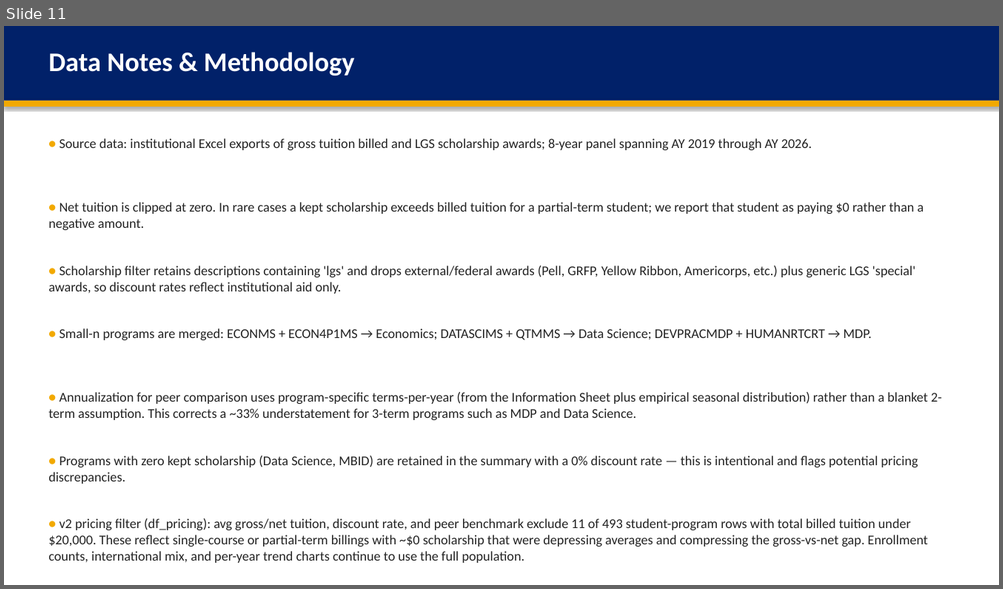
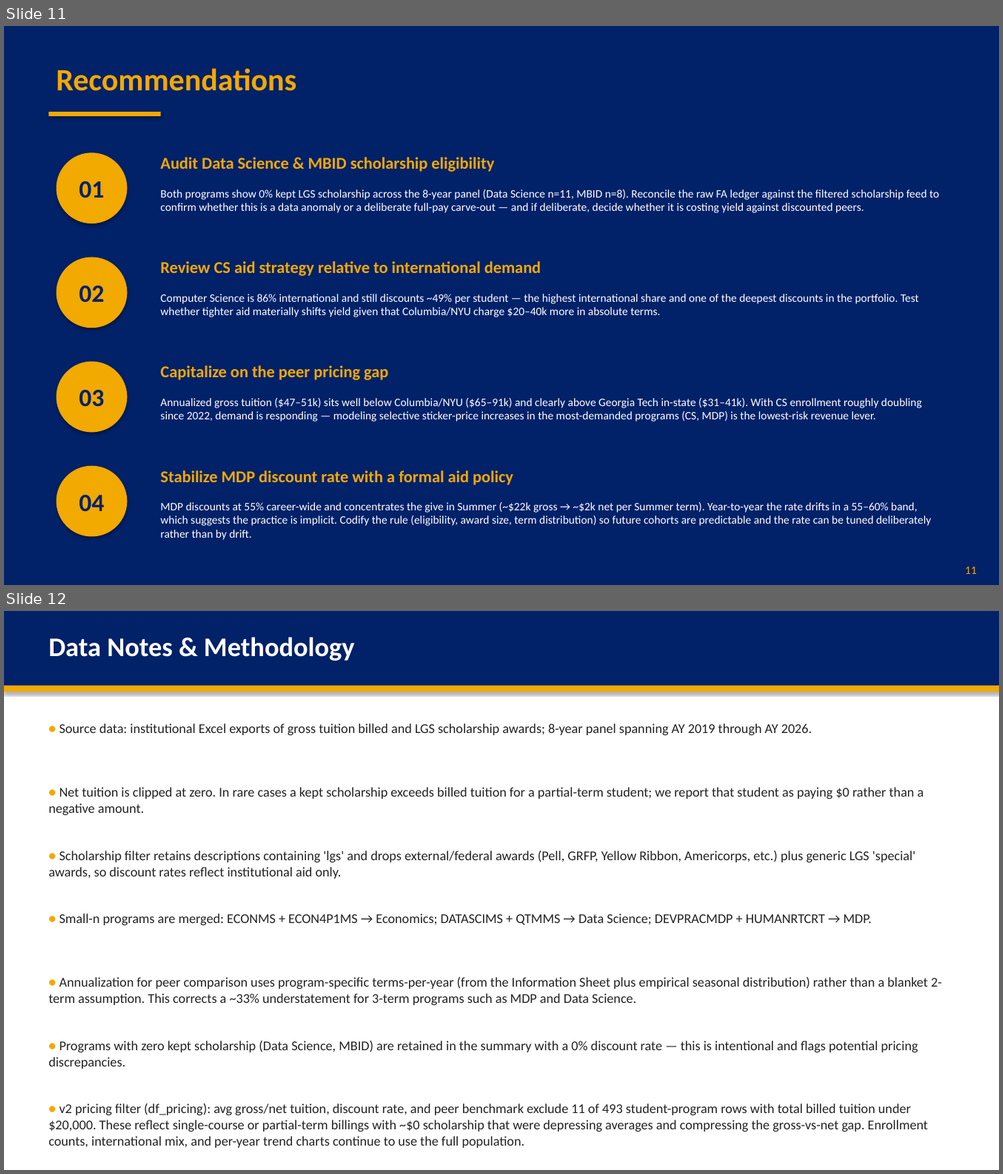
Before and after one commit to rjhunj2/grad-school-pricing, a slide deck: deliverables/emory_grad_pricing_v2.pptx. Shown one above the other, each under a label of ours: slide 11 before the commit, slides 11 and 12 after it. The pictures are 1003x589 and 1003x1174 pixels, drawn with LibreOffice and Linux fonts; fonts in the diff are those of the drawing. Boxes give left, top, right and bottom in pixels: in the first picture for what was removed or moved away, otherwise in the second. Text is boxed around its words. In the diff, an @@ line names an element or a change of style, - is before the commit and + after.

```diff
--- a/deliverables/emory_grad_pricing_v2.pptx
+++ b/deliverables/emory_grad_pricing_v2.pptx
@@ slide 11 added at <box>4,26,999,585</box>, background #FFFFFF @@
@@ rectangle added at <box>4,26,999,585</box>, fill #012169 @@
@@ text added at <box>56,68,296,91</box>, 30 pt, text #F2A900, bold @@
+Recommendations
@@ rectangle added at <box>48,112,161,116</box>, fill #F2A900 @@
@@ ellipse added at <box>57,153,127,224</box>, fill #F2A900, 24 pt, text #012169, bold @@
+01
@@ text added at <box>160,157,494,172</box>, 16 pt, text #F2A900, bold @@
+Audit Data Science & MBID scholarship eligibility
@@ text added at <box>160,190,939,213</box>, 11 pt, text #FFFFFF @@
+Both programs show 0% kept LGS scholarship across the 8-year panel (Data Science n=11, MBID n=8). Reconcile the raw FA ledger against the filtered scholarship feed to confirm whether this is a data anomaly or a deliberate full-pay carve-out — and if deliberate, decide whether it is costing yield against discounted peers.
@@ ellipse added at <box>57,258,127,328</box>, fill #F2A900, 24 pt, text #012169, bold @@
+02
@@ text added at <box>160,261,540,276</box>, 16 pt, text #F2A900, bold @@
+Review CS aid strategy relative to international demand
@@ text added at <box>160,294,919,318</box>, 11 pt, text #FFFFFF @@
+Computer Science is 86% international and still discounts ~49% per student — the highest international share and one of the deepest discounts in the portfolio. Test whether tighter aid materially shifts yield given that Columbia/NYU charge $20–40k more in absolute terms.
@@ ellipse added at <box>57,362,127,432</box>, fill #F2A900, 24 pt, text #012169, bold @@
+03
@@ text added at <box>160,366,388,380</box>, 16 pt, text #F2A900, bold @@
+Capitalize on the peer pricing gap
@@ text added at <box>160,398,922,422</box>, 11 pt, text #FFFFFF @@
+Annualized gross tuition ($47–51k) sits well below Columbia/NYU ($65–91k) and clearly above Georgia Tech in-state ($31–41k). With CS enrollment roughly doubling since 2022, demand is responding — modeling selective sticker-price increases in the most-demanded programs (CS, MDP) is the lowest-risk revenue lever.
@@ ellipse added at <box>57,466,127,537</box>, fill #F2A900, 24 pt, text #012169, bold @@
+04
@@ text added at <box>160,471,513,486</box>, 16 pt, text #F2A900, bold @@
+Stabilize MDP discount rate with a formal aid policy
@@ text added at <box>160,503,930,540</box>, 11 pt, text #FFFFFF @@
+MDP discounts at 55% career-wide and concentrates the give in Summer (~$22k gross → ~$2k net per Summer term). Year-to-year the rate drifts in a 55–60% band, which suggests the practice is implicit. Codify the rule (eligibility, award size, term distribution) so future cohorts are predictable and the rate can be tuned deliberately rather than by drift.
@@ text added at <box>965,567,976,574</box>, 11 pt, text #F2A900 @@
+11
@@ what was slide 11 is now slide 12 @@
```
Also in this commit, not shown: 3 other files.
